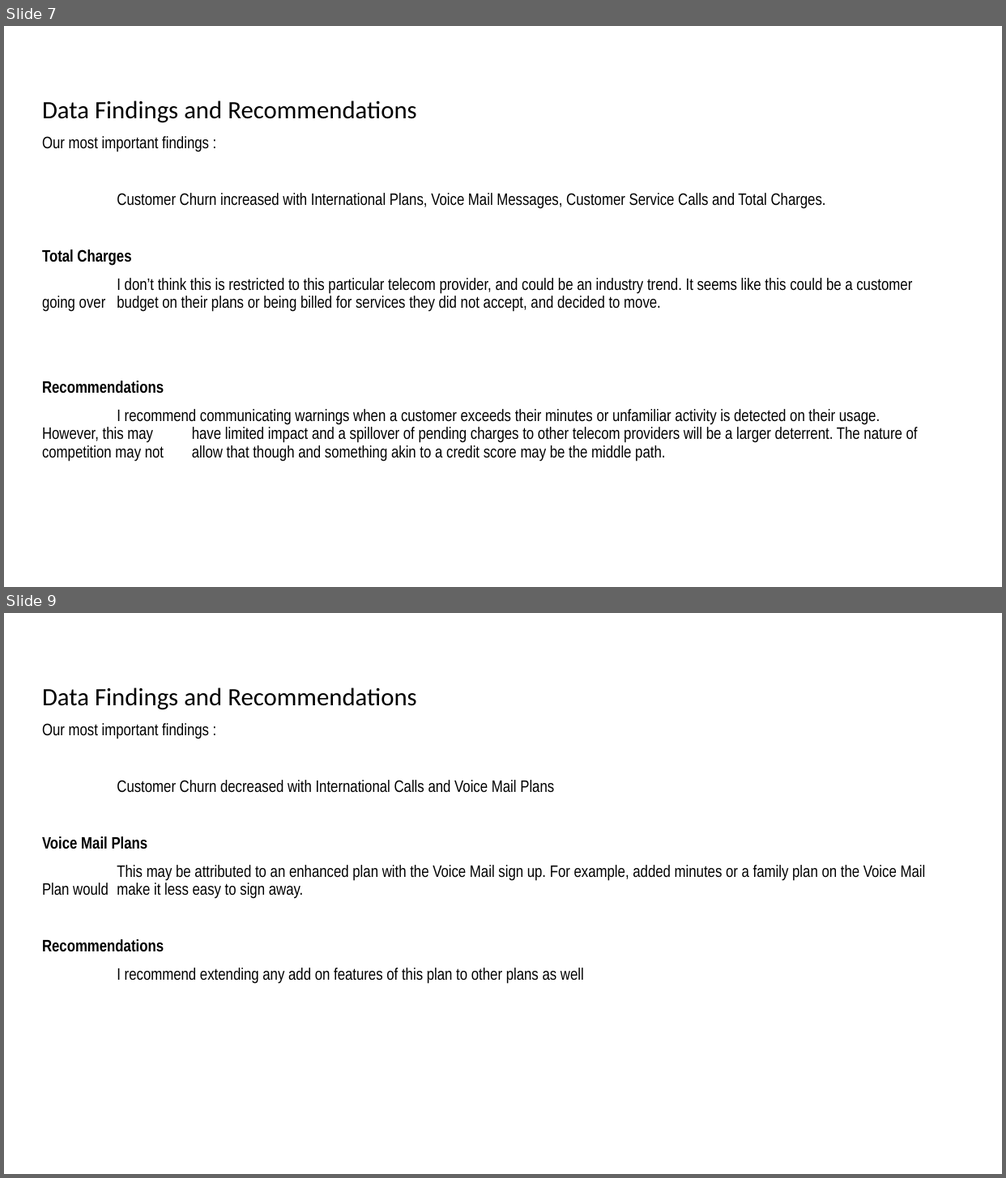
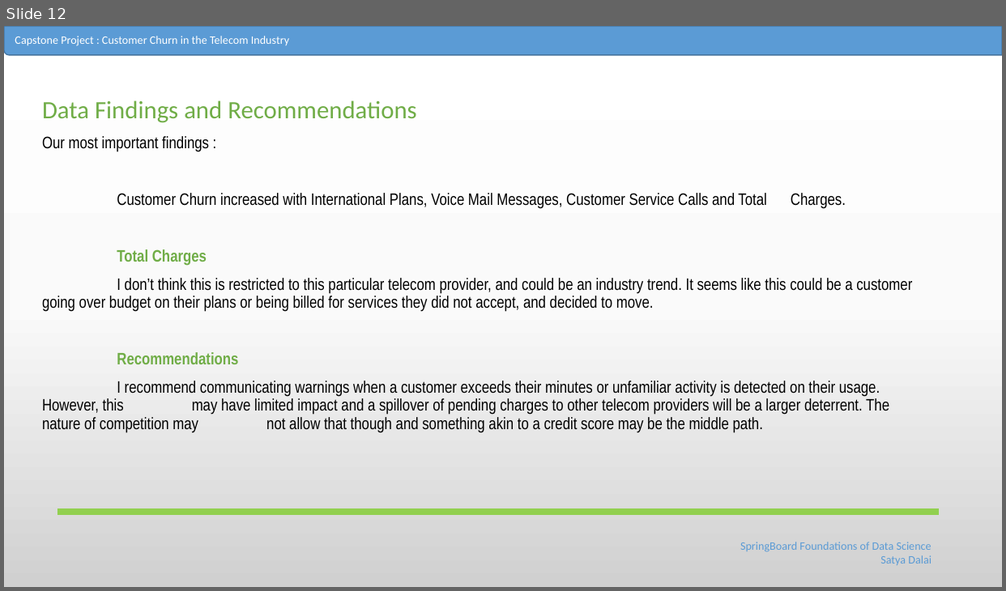
Before and after one commit to Satyad1/Capstone, a slide deck: Slides_SatyaD.pptx. Shown one above the other, each under a label of ours: slides 7 and 9 before the commit, slide 12 after it; the slides between them are not shown. The pictures are 1006x1178 and 1006x591 pixels, drawn with LibreOffice and Linux fonts; fonts in the diff are those of the drawing. Boxes give left, top, right and bottom in pixels: in the first picture for what was removed or moved away, otherwise in the second. Text is boxed around its words. In the diff, an @@ line names an element or a change of style, - is before the commit and + after.

```diff
--- a/Slides_SatyaD.pptx
+++ b/Slides_SatyaD.pptx
@@ slide 9 removed at box(4, 613, 1002, 1174), background #FFFFFF @@
@@ text removed at box(42, 688, 926, 984) @@
-Data Findings and Recommendations
-Our most important findings :
-Customer Churn decreased with International Calls and Voice Mail Plans
-Voice Mail Plans
-This may be attributed to an enhanced plan with the Voice Mail sign up. For example, added minutes or a family plan on the Voice Mail Plan would make it less easy to sign away.
-Recommendations
-I recommend extending any add on features of this plan to other plans as well
@@ what was slide 7 is now slide 12 @@
@@ slide 12 changed as well @@
@@ background #FFFFFF to gradient #FFFFFF to #FBFBFB to #D1D1D1 @@
@@ round rect added at box(4, 26, 1002, 55), fill #5B9BD5, outline #43739E 1 pt @@
@@ text added at box(15, 36, 289, 46), 11 pt, text #FFFFFF @@
+Capstone Project : Customer Churn in the Telecom Industry
@@ text at box(42, 101, 416, 365): text colour #000000 to #70AD47 in "Data Findings and Recommendations", "Total Charges", "Recommendations" @@
@@ line added from (58, 512) to (939, 512), #92D050 6 pt @@
@@ text added at box(740, 542, 931, 565), 11 pt, text #5B9BD5 @@
+SpringBoard Foundations of Data Science
+Satya Dalai
```
Also in this commit, not shown: 5 other slides changed, 7 slides added, 3 other slides removed.
